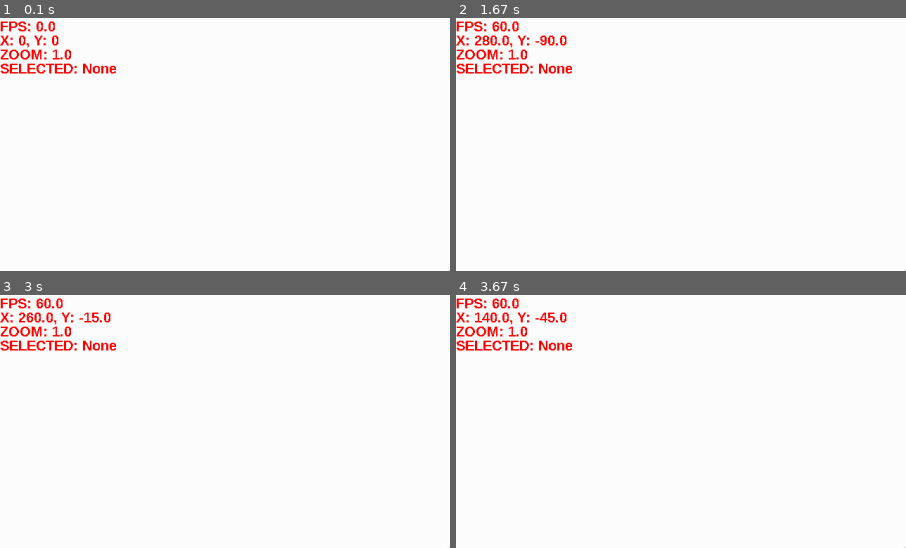
Above: before the commit, frames 1-4 (two rows, left to right).
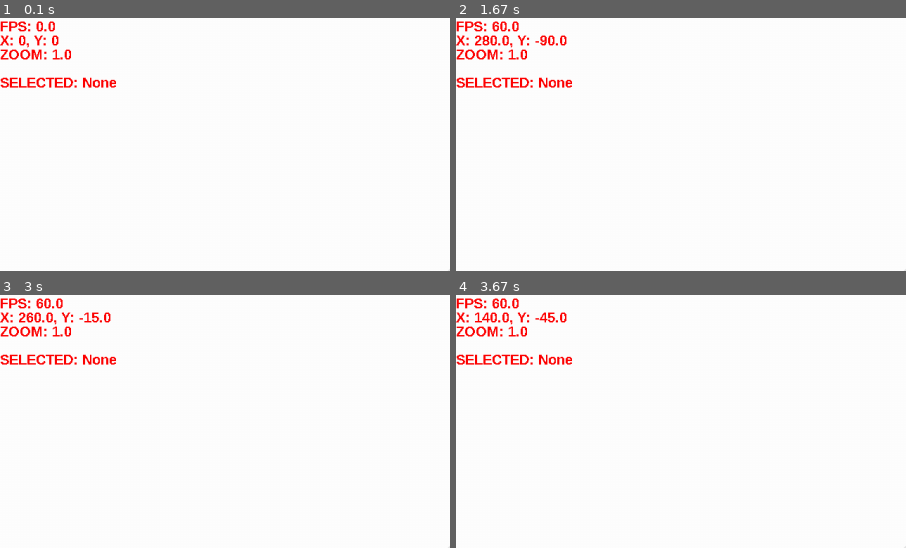
Above: after the commit, the same moments.

Repository: Jonesgamings/Pygame-Game-Engine
Game: pygame game, started from main.py
Same seed, same stepped clock (60 frames per second), same inputs: the game is played once before the commit and once after it.
Inputs (mouse positions are % of the whole screen's width and height, from its top left):
- Up to frame 1 (0.1 s): no input
- Up to frame 2 (1.67 s): hold Tab 0.33-0.8 s; hold Right 0.33-0.8 s; move the mouse to (46, 54) at 0.37 s; hold Right 0.83-1.3 s; hold Up 1.33-1.63 s
- Up to frame 3 (3 s): hold Right 1.67-2.13 s; hold Left 2.17-2.7 s; hold Down from 2.73 s (still down)
- Up to frame 4 (3.67 s): release Down at 3.03 s; hold Left 3.07-3.47 s; hold Up from 3.5 s (still down)
The pictures show only the part of the screen within x 0-50%, y 0-50%; the shares and areas given below are measured in that part.

The runs differ from the first frame. In frame 1, 1.3% of the frame differs, in the area x 0-26%, y 17-28%; in frame 2, 1.3%; in frame 3, 1.3%; in frame 4, 1.3%.

Commit message:
Added GUI

Diff:
--- a/object.py
+++ b/object.py
@@ -10,6 +10,12 @@
         self.rect = self.sprite.get_rect()
         self.vx, self.vy = velocity
         self.updateRect()
+
+    def __str__(self) -> str:
+        return f"{self.type}: {self.sprite.get_at((0, 0))}"
+
+    def __repr__(self) -> str:
+        return f"{self.type}: {self.sprite.get_at((0, 0))}"
 
     def updateRect(self):
         self.sprite.get_rect()
--- a/screen.py
+++ b/screen.py
@@ -26,7 +26,8 @@
         self.clock = pygame.time.Clock()
         self.map = Map(self.mapSize, self.mapSize)
         self.camera = Camera(self.map, self.screen)
-        self.selectedObjectType = None
+        self.GUI = GUI((self.screenWidth * 2 / 3, 0), self.screenWidth / 3, self.screenHeight)
+        self.selectedObject = None
         self.running = False
 
     def displayObjects(self):
@@ -45,20 +46,17 @@
     def screenToReal(self, pos):
         display = self.camera.getDisplayedArea()
         realX = (display.width * pos[0] / self.screenWidth) + display.topleft[0]
-        realY = (display.height * pos[1] / self.screenHeight) + display.topleft[1]
-        realPos = (realX, realY)
-
-        return realPos
-
-    def checkClickOnObject(self, pos):
+        realY = (display.width * pos[1] / self.screenWidth) + display.topleft[1]
+
+        return (realX, realY)
+
+    def checkObjectClicked(self, pos):
         realPos = self.screenToReal(pos)
-
         for object in self.map.getObjects(self.camera.getDisplayedArea()):
             if object.checkClick(realPos):
-                self.selectedObjectType = object.type
-                return False
-
-        return True
+                return object
+
+        return False
 
     def doMoveInputs(self, dt):
         moveVertical = 0
@@ -83,11 +81,14 @@
             pass
 
         if buttons[2]: #RIGHT
-            pass
+            clickedOn = self.checkObjectClicked(mousePos)
+            if clickedOn:
+                self.map.objects.remove(clickedOn)
 
         if buttons[1]: #MIDDLE
-            if self.checkClickOnObject(mousePos):
-                self.selectedObjectType = None
+            clickedOn = self.checkObjectClicked(mousePos)
+            if clickedOn:
+                self.selectedObject = clickedOn
 
         self.camera.moveBy(moveHorizontal, moveVertical)
 
@@ -112,13 +113,13 @@
         zoom = f"ZOOM: {round(1/self.camera.zoom, 3)}"
         zoomSurf = font.render(zoom, False, RED)
 
-        selected = f"SELECTED: {self.selectedObjectType}"
+        selected = f"SELECTED: {self.selectedObject}"
         selectedSurf = font.render(selected, False, RED)
 
         self.screen.blit(fpsSurf, (0, 0))
         self.screen.blit(posSurf, (0, FONTSIZE))
         self.screen.blit(zoomSurf, (0, FONTSIZE * 2))
-        self.screen.blit(selectedSurf, (0, FONTSIZE * 3))
+        self.screen.blit(selectedSurf, (0, FONTSIZE * 4))
 
         pygame.draw.circle(self.screen, (230, 230, 230), (self.screenWidth / 2, self.screenHeight / 2), 3)
 
@@ -140,6 +141,9 @@
                     if event.key == pygame.K_ESCAPE:
                         self.running = False
 
+                    if event.key == pygame.K_TAB:
+                        self.GUI.toggleVisible()
+
                 self.doZoomInputs(event, dt)
 
             self.doMoveInputs(dt)
@@ -148,6 +152,7 @@
             self.screen.fill(WHITE)
             self.displayObjects()
             self.displayTextInfo()
+            self.GUI.draw(self.screen)
 
             lastTick = gametime
 
@@ -155,6 +160,41 @@
             pygame.display.flip()
 
         pygame.quit()
+
+class GUIElement:
+
+    def __init__(self) -> None:
+        pass
+
+class GUI:
+
+    def __init__(self, pos, width, height) -> None:
+        self.pos = pos
+        self.width = width
+        self.height = height
+        self.visible = True
+
+        self.surface = pygame.Surface((width, height))
+        self.surface.fill(LIGHTGREY)
+        self.surface.set_alpha(128)
+        self.elements = {}
+        self.currentSelected = None
+
+    def toggleVisible(self):
+        self.visible = not self.visible
+
+    def drawElements(self):
+        pass
+
+    def draw(self, screen):
+        if self.visible:
+            screen.blit(self.surface, self.pos)
+
+    def checkClick(self, pos, type_):
+        if self.visible:
+            pass
+
+        return False
 
 class Camera:
 
